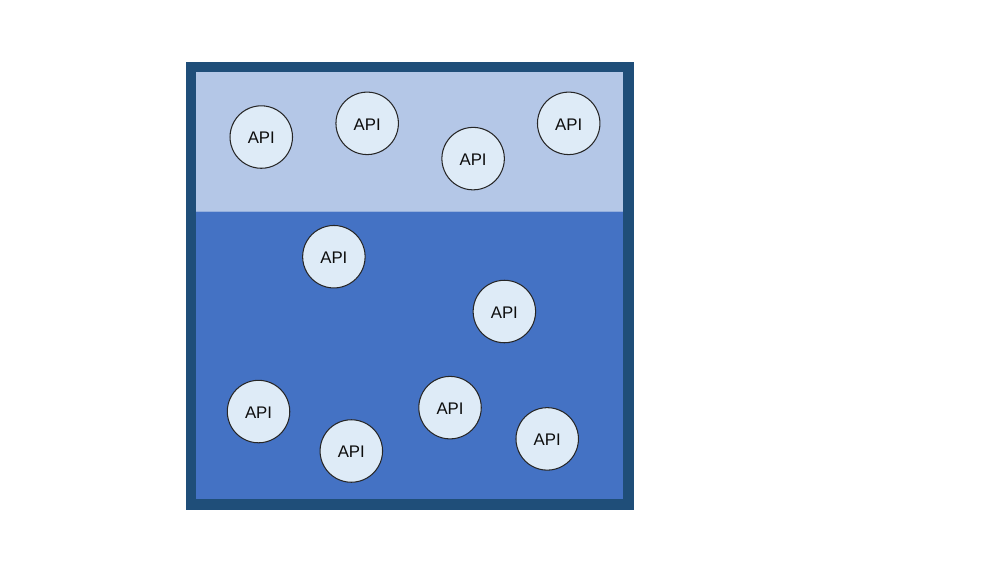
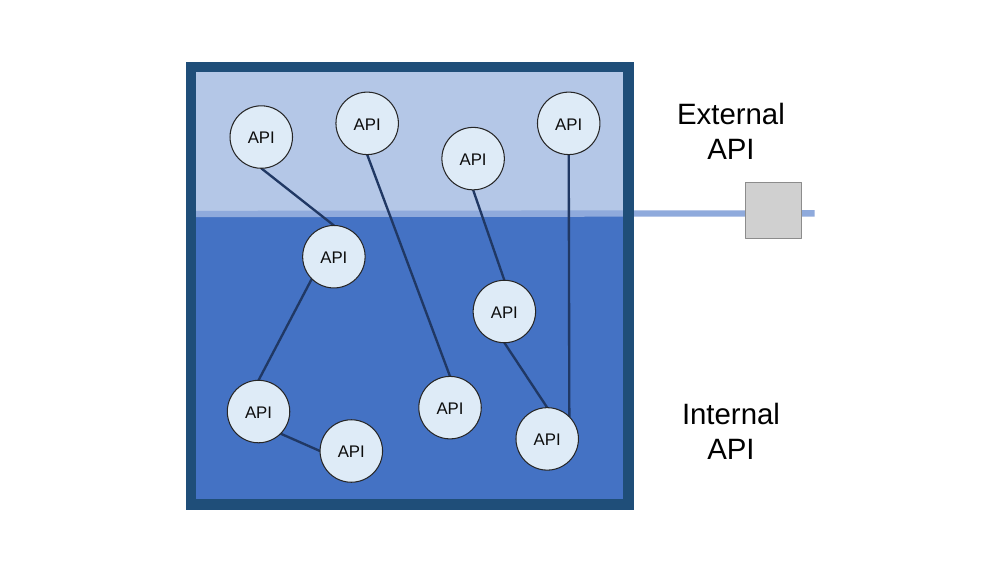
Before and after one commit to dret/lectures, a slide deck: slide 1 of nginx-2019/img/api-internal-external.pptx. Drawn at 1008x567 pixels with LibreOffice and Linux fonts; fonts in the diff are those of the drawing; grey boxes stand for pictures. Boxes give left, top, right and bottom in pixels: in the first picture for what was removed or moved away, otherwise in the second. Text is boxed around its words. In the diff, an @@ line names an element or a change of style, - is before the commit and + after.

```diff
--- a/nginx-2019/img/api-internal-external.pptx
+++ b/nginx-2019/img/api-internal-external.pptx
@@ rectangle added at bbox=[188, 67, 634, 216], fill #B4C7E7 @@
@@ text added at bbox=[677, 102, 785, 159], 28 pt, text #000000 @@
+External
+API
@@ line added from (334, 225) to (262, 169), #203864 2.25 pt @@
@@ line added from (368, 155) to (450, 377), #203864 2.25 pt @@
@@ line added from (569, 155) to (569, 417), #203864 2.25 pt @@
@@ line added from (504, 281) to (473, 190), #203864 2.25 pt @@
@@ picture added at bbox=[746, 182, 802, 238] @@
@@ line added from (188, 214) to (814, 213), #8FAADC 6 pt @@
@@ line added from (259, 380) to (312, 279), #203864 2.25 pt @@
@@ line added from (504, 343) to (547, 408), #203864 2.25 pt @@
@@ text added at bbox=[682, 402, 780, 459], 28 pt, text #000000 @@
+Internal
+API
@@ line added from (320, 451) to (281, 434), #203864 2.25 pt @@
```
